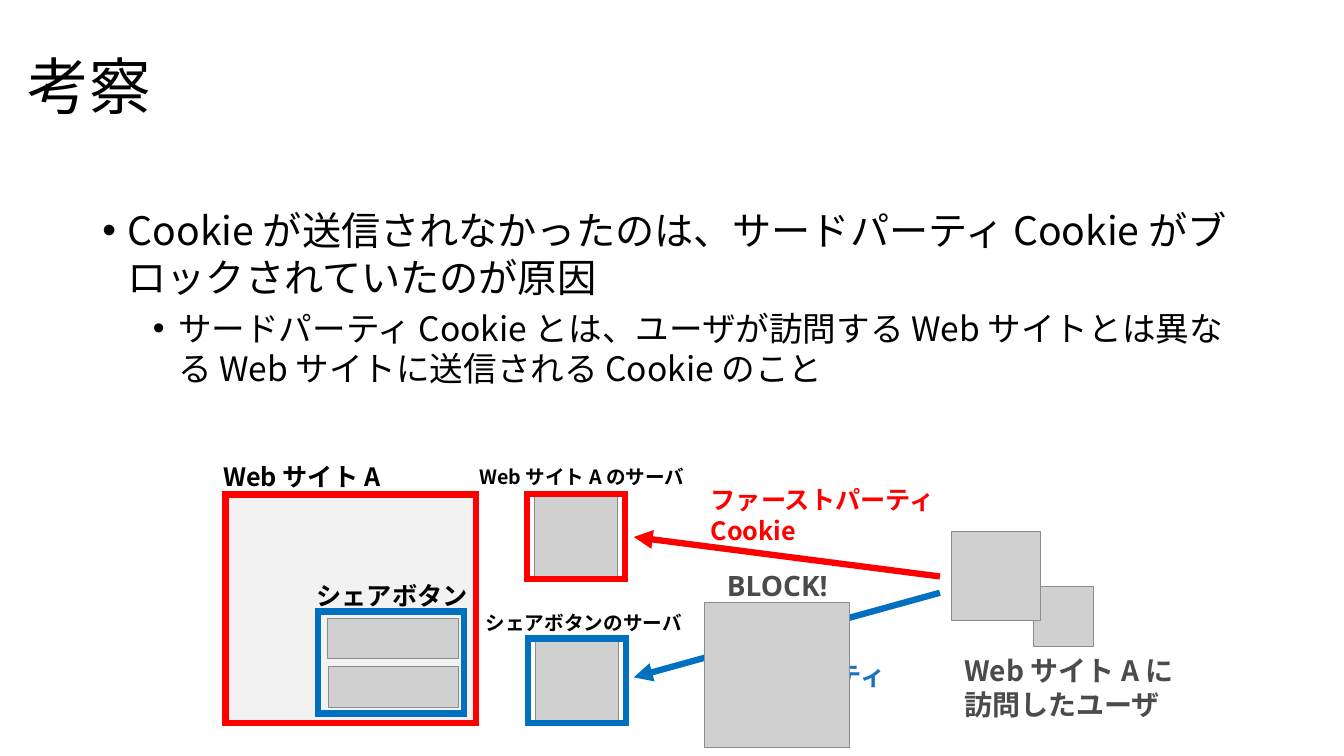
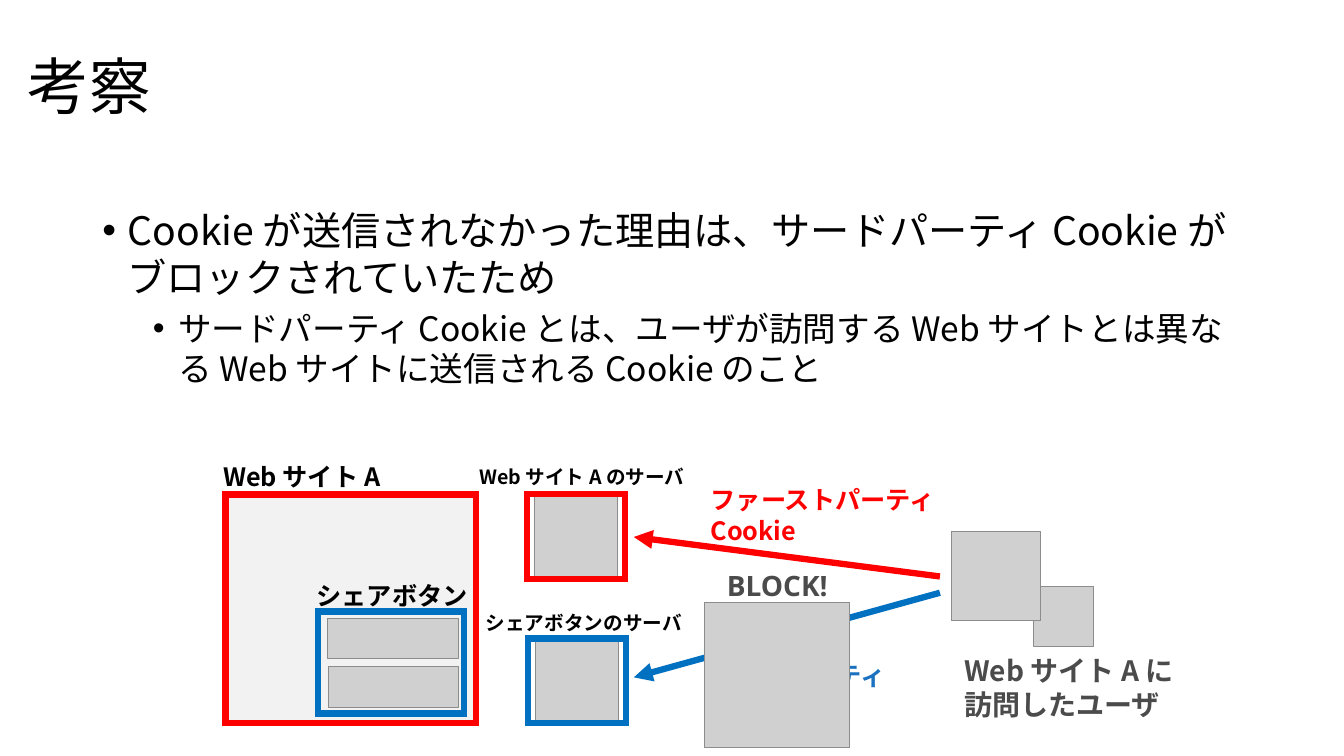
Before and after one commit to noraworld/graduation-thesis, a slide deck: slide 11 of presentation_slides.pptx. Drawn at 1344x756 pixels with LibreOffice and Linux fonts; fonts in the diff are those of the drawing; grey boxes stand for pictures. Boxes give left, top, right and bottom in pixels: in the first picture for what was removed or moved away, otherwise in the second. Text is boxed around its words. In the diff, an @@ line names an element or a change of style, - is before the commit and + after.

```diff
--- a/presentation_slides.pptx
+++ b/presentation_slides.pptx
@@ text at <box>128,212,1226,295</box>: text changed @@
-• Cookie が送信されなかったのは、サードパーティ Cookie がブロックされていたのが原因
+• Cookie が送信されなかった理由は、サードパーティ Cookie がブロックされていたため
```
Also in this commit, not shown: 3 other slides changed.
